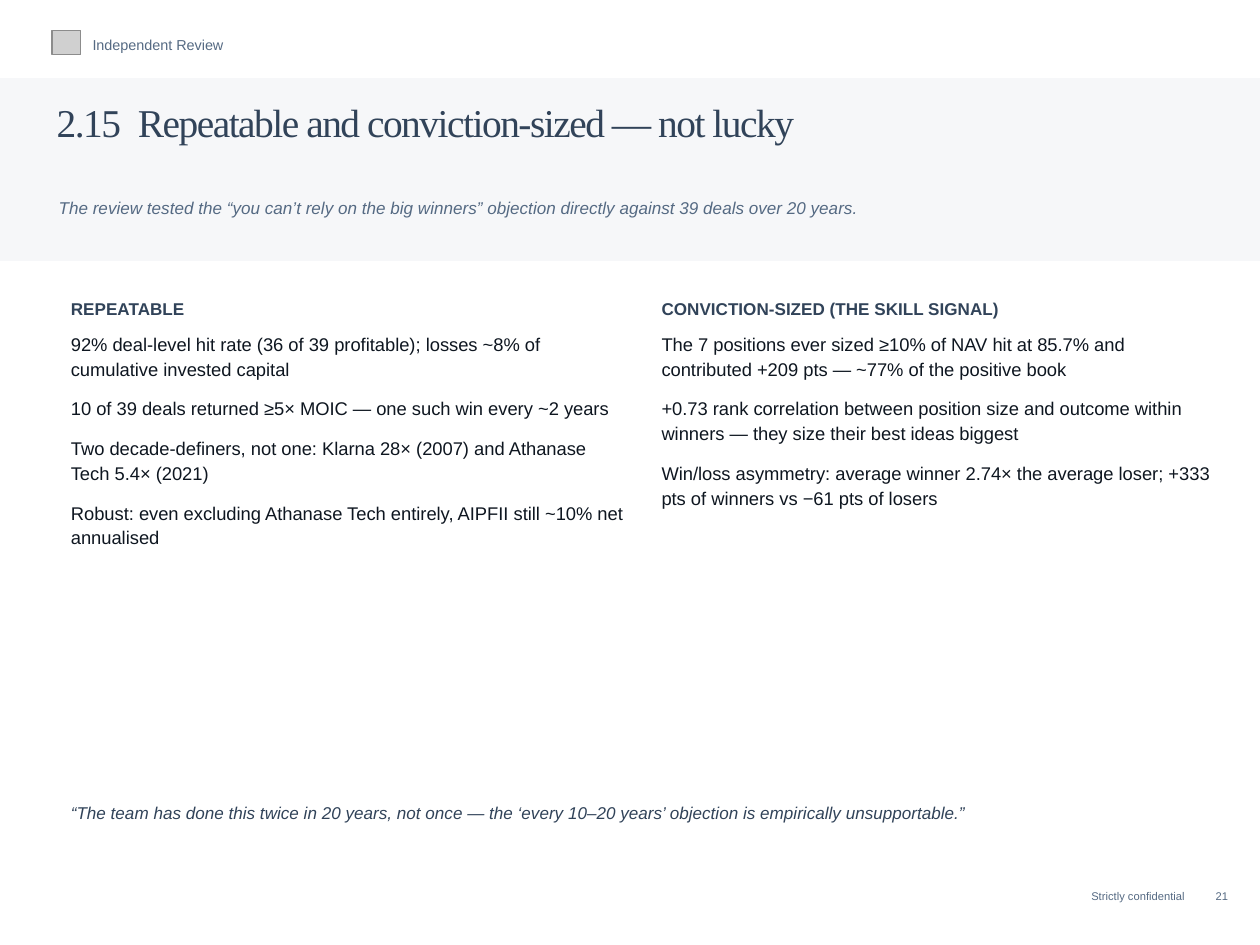
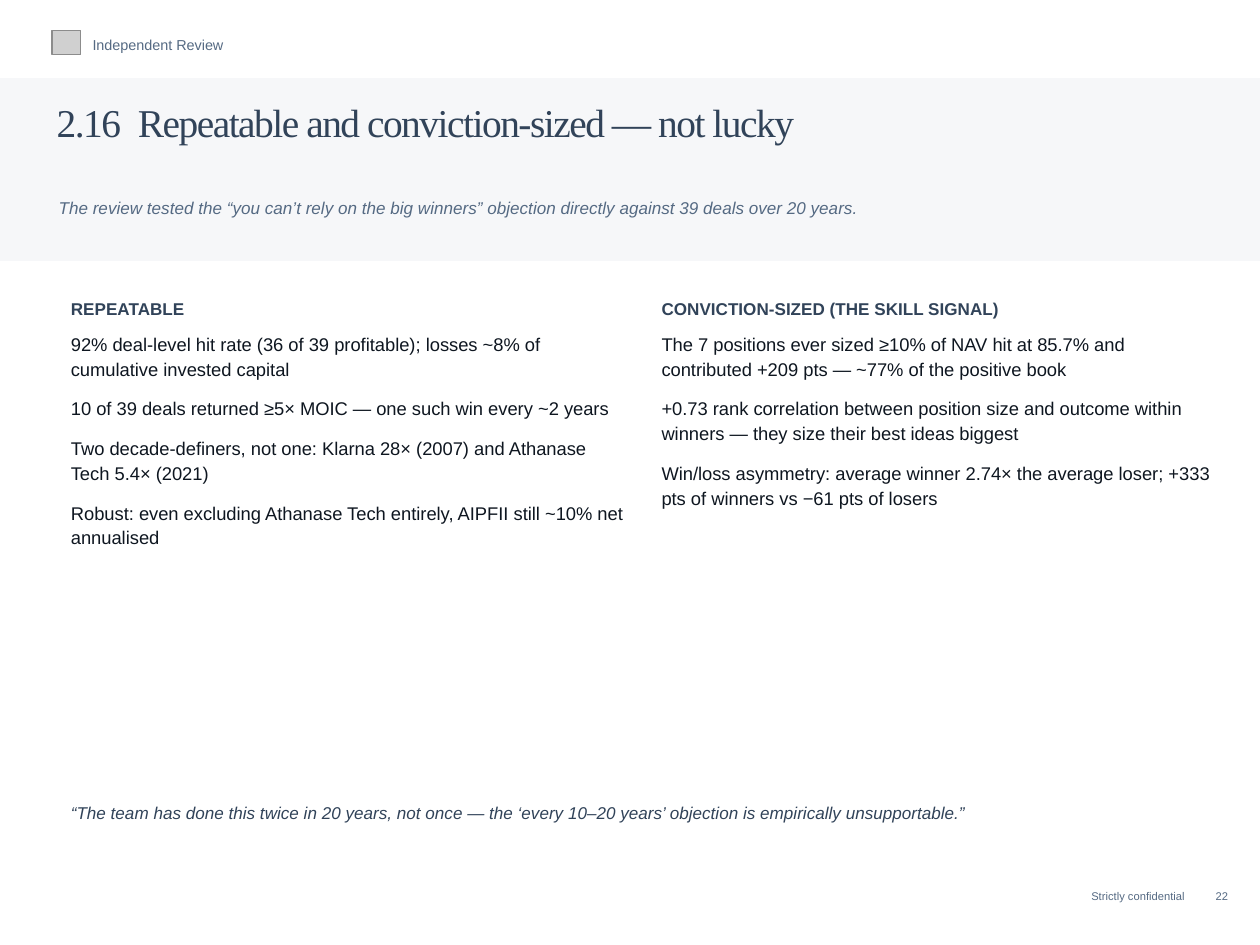
Before and after one commit to charette-lab/Claude, a slide deck: slide 25 of Athanase_Engaged_Ownership_Allocator_Deck.pptx (slide 24 before the commit). Drawn at 1260x945 pixels with LibreOffice and Linux fonts; fonts in the diff are those of the drawing; grey boxes stand for pictures. Boxes give left, top, right and bottom in pixels: in the first picture for what was removed or moved away, otherwise in the second. Text is boxed around its words. In the diff, an @@ line names an element or a change of style, - is before the commit and + after.

```diff
--- a/Athanase_Engaged_Ownership_Allocator_Deck.pptx
+++ b/Athanase_Engaged_Ownership_Allocator_Deck.pptx
@@ text at (x1=57, y1=109, x2=794, y2=145): text changed @@
-2.15 Repeatable and conviction-sized — not lucky
+2.16 Repeatable and conviction-sized — not lucky
@@ text at (x1=1091, y1=892, x2=1228, y2=903): text changed @@
-Strictly confidential 21
+Strictly confidential 22
```
Also in this commit, not shown: 15 other slides changed, 1 slide added, 1 other file.
